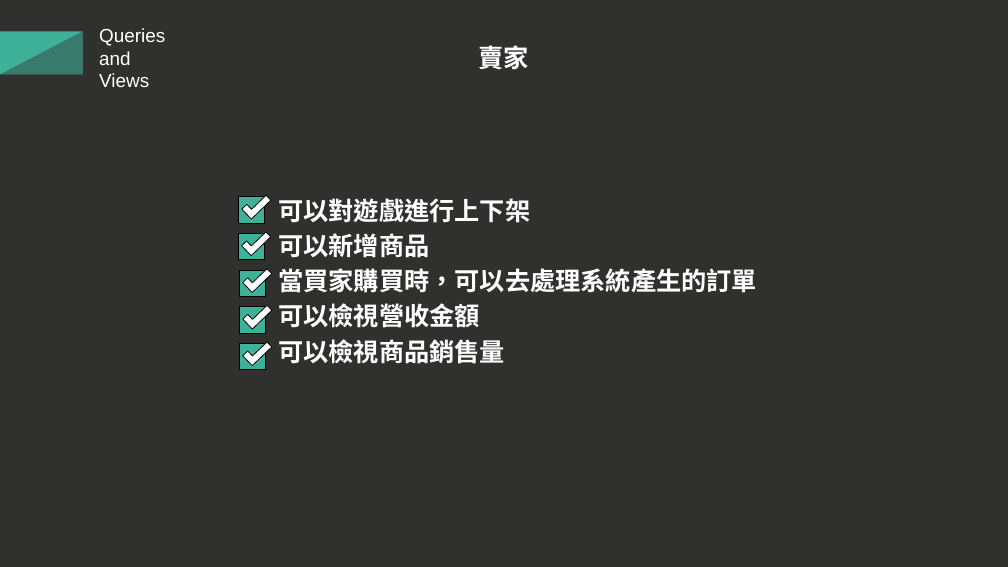
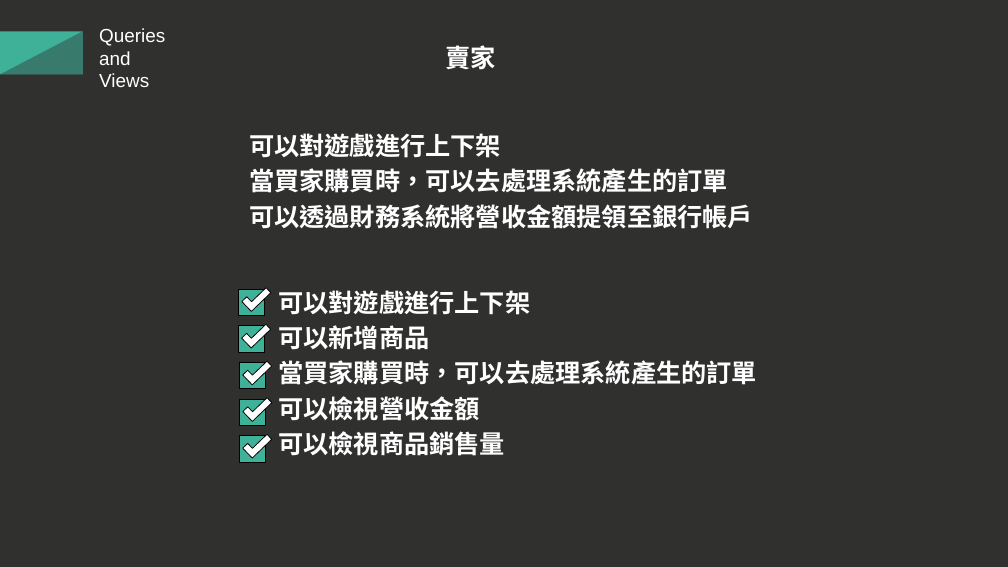
Before and after one commit to 13urgerKing/109-1DBMS, a slide deck: slide 14 of 109-1資料庫系統報告.pptx. Drawn at 1008x567 pixels with LibreOffice and Linux fonts; fonts in the diff are those of the drawing. Boxes give left, top, right and bottom in pixels: in the first picture for what was removed or moved away, otherwise in the second. Text is boxed around its words. In the diff, an @@ line names an element or a change of style, - is before the commit and + after.

```diff
--- a/109-1資料庫系統報告.pptx
+++ b/109-1資料庫系統報告.pptx
@@ text "賣家": place and size @@
-text "賣家" at <box>479,45,529,69</box>
+text "賣家" at <box>446,45,496,69</box>
@@ text added at <box>249,133,753,229</box>, 24 pt, text #FFFFFF, bold @@
+可以對遊戲進行上下架
+當買家購買時，可以去處理系統產生的訂單
+可以透過財務系統將營收金額提領至銀行帳戶
@@ 4 rectangles, 4 corners: place and size @@
-4 rectangles, 4 corners at <box>238,191,272,333</box>
+4 rectangles, 4 corners at <box>238,283,272,426</box>
@@ 1 text, 1 rectangle, 1 corner: place and size @@
-1 text, 1 rectangle, 1 corner at <box>240,198,757,370</box>
+1 text, 1 rectangle, 1 corner at <box>240,290,757,462</box>
```
Also in this commit, not shown: 3 other slides changed.
